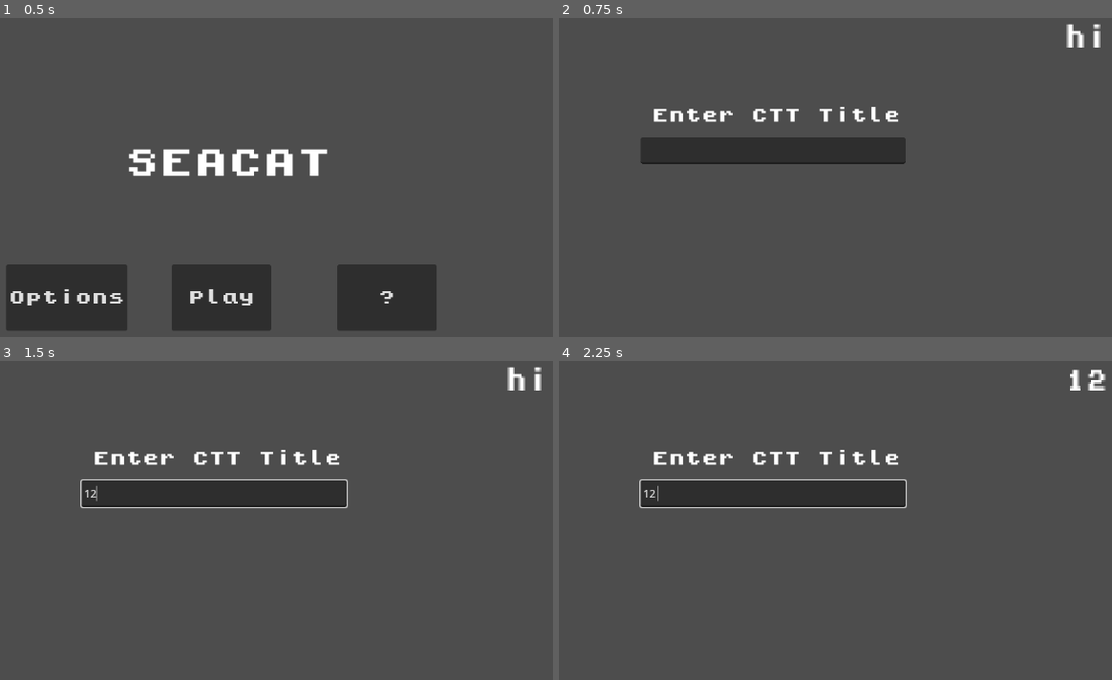
Above: before the commit, frames 1-4 (two rows, left to right).
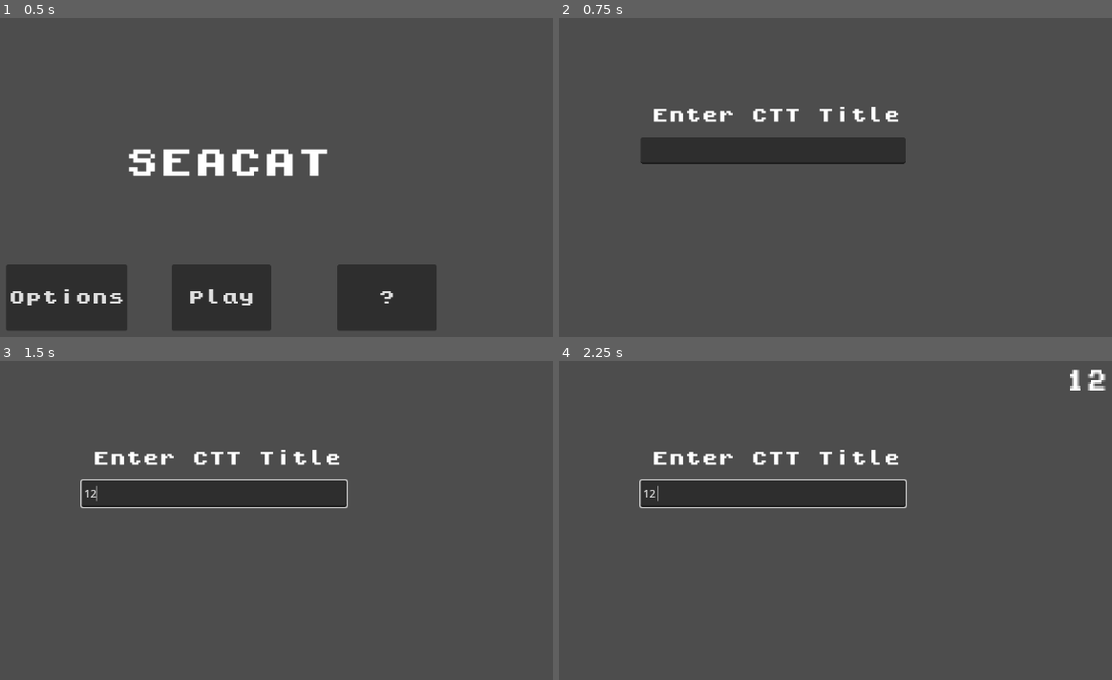
Above: after the commit, the same moments.

Repository: phan-andrew/demo3
Game: Godot game, scene res://start_screen.tscn
Two runs of this game, one before a commit and one after it. Both use one fixed random seed, a clock stepped at 60 frames per second and the inputs below.
Inputs (mouse positions are in pixels of both pictures, inside the frame that each line leads up to):
- Up to frame 1 (0.5 s): no input
- Up to frame 2 (0.75 s): click "Play" at 0.5 s
- Up to frame 3 (1.5 s): click (215, 494) at 1.27 s; type "12" at 1.35 s
- Up to frame 4 (2.25 s): tap Enter at 2 s; hold Space (move_right) from 2.03 s (still down)

Frame 1 is identical in both runs. In frame 2, 0.3% of the frame differs, in the area x 91-98%, y 1-10%; in frame 3, 0.3%; in frame 4, nothing differs.

Commit message:
more title

Diff:
--- a/home_screen.tscn
+++ b/home_screen.tscn
@@ -20,5 +20,4 @@
 scale = Vector2(1, 2)
 theme = ExtResource("3_j5dr0")
 theme_override_font_sizes/font_size = 12
-text = "hi"
 script = ExtResource("2_pbnx2")
Not shown: 1 places in card.tscn that only renumber resources
